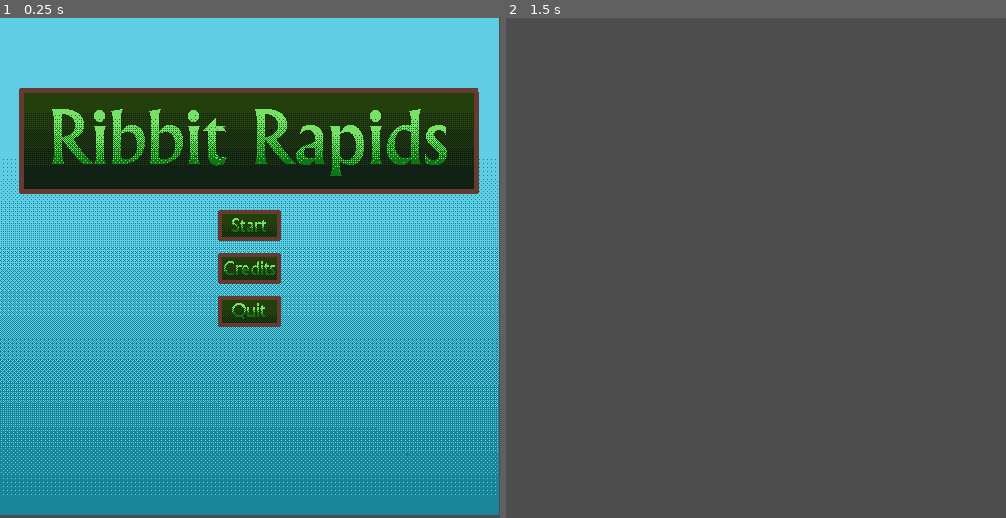
Above: before the commit, frames 1-2 (left to right).
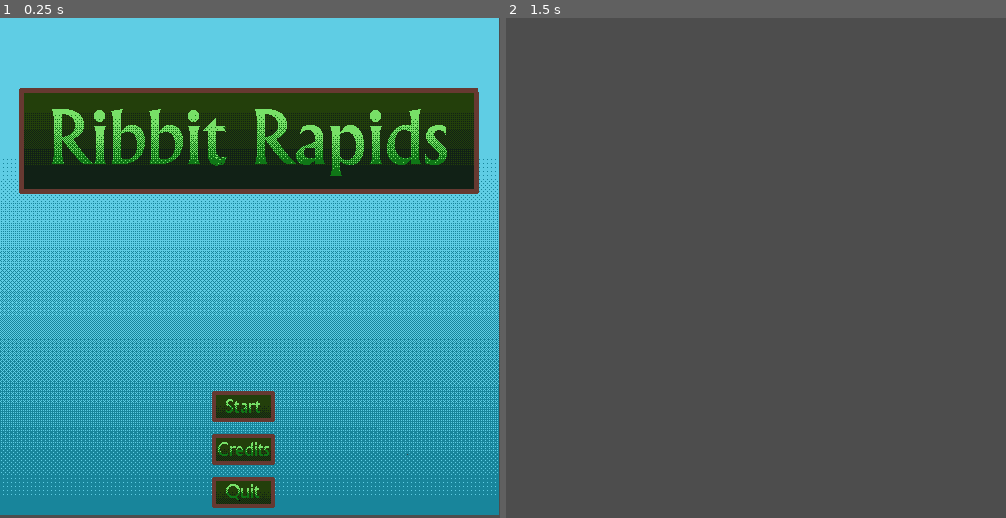
Above: after the commit, the same moments.

Repository: scotwash/ribbit_rapids
Game: Godot game, scene res://scenes/menu.tscn
The game is run twice, just before and just after one commit, with the same random seed, the same clock (stepped at 60 frames per second) and the same inputs.
Inputs (mouse positions are in pixels of both pictures, inside the frame that each line leads up to; where the layout moved, square brackets give the same spot in the first picture):
- Up to frame 1 (0.25 s): no input
- Up to frame 2 (1.5 s): click (751, 408) [756, 223] at 0.5 s; tap Enter at 1.25 s; hold D (move_right) from 1.28 s (still down)

The runs differ from the first frame. In frame 1, 4.7% of the frame differs, in the area x 42-57%, y 38-98%; in frame 2, nothing differs.

Commit message:
imported tilesets for tilemap

Diff:
--- a/scenes/menu.tscn
+++ b/scenes/menu.tscn
@@ -29,10 +29,10 @@
 anchor_top = 0.5
 anchor_right = 0.5
 anchor_bottom = 0.5
-offset_left = -20.0
-offset_top = -20.0
-offset_right = 20.0
-offset_bottom = 20.0
+offset_left = -41.0
+offset_top = 119.0
+offset_right = 30.0
+offset_bottom = 244.0
 grow_horizontal = 2
 grow_vertical = 2
 
--- a/scenes/worm.tscn
+++ b/scenes/worm.tscn
@@ -69,7 +69,7 @@
 scale = Vector2(1.00188, 1.00499)
 sprite_frames = SubResource("SpriteFrames_4suex")
 animation = &"worm_walk_l"
-frame_progress = 0.382438
+frame_progress = 0.656133
 
 [node name="hit_box" type="Area2D" parent="."]
 collision_layer = 2
--- /dev/null
+++ b/tilesets/new_compressed_texture_2d.tres
@@ -0,0 +1,3 @@
+[gd_resource type="CompressedTexture2D" format=3 uid="uid://ds4e1ohadvh0q"]
+
+[resource]
--- a/world.tscn
+++ b/world.tscn
@@ -1,15 +1,187 @@
-[gd_scene load_steps=4 format=3 uid="uid://c3xdodnphixh3"]
+[gd_scene load_steps=12 format=3 uid="uid://c3xdodnphixh3"]
 
 [ext_resource type="Texture2D" uid="uid://b5xrewvr45atx" path="res://tilesets/grass3.png" id="1_f5ti2"]
+[ext_resource type="Texture2D" uid="uid://bk5r8a43bd32m" path="res://tilesets/IMG_1011.png" id="2_858nr"]
+[ext_resource type="Texture2D" uid="uid://dou7iwpwyvji8" path="res://tilesets/IMG_1012.png" id="3_dtk0k"]
+[ext_resource type="Texture2D" uid="uid://cch4tlbq0ejiu" path="res://tilesets/IMG_1014.png" id="4_bi6on"]
+[ext_resource type="Texture2D" uid="uid://djuo5ypiwxll1" path="res://tilesets/IMG_1015.png" id="5_qdxkp"]
 
-[sub_resource type="TileSetAtlasSource" id="TileSetAtlasSource_t8umg"]
+[sub_resource type="TileSetAtlasSource" id="TileSetAtlasSource_ls66n"]
 texture = ExtResource("1_f5ti2")
+0:0/0 = 0
+1:0/0 = 0
+2:0/0 = 0
+3:0/0 = 0
+4:0/0 = 0
+5:0/0 = 0
+0:1/0 = 0
+1:1/0 = 0
+2:1/0 = 0
+3:1/0 = 0
+4:1/0 = 0
+5:1/0 = 0
+0:2/0 = 0
+1:2/0 = 0
+2:2/0 = 0
+3:2/0 = 0
+4:2/0 = 0
+5:2/0 = 0
+0:3/0 = 0
+1:3/0 = 0
+2:3/0 = 0
+3:3/0 = 0
+4:3/0 = 0
+5:3/0 = 0
+0:4/0 = 0
+1:4/0 = 0
+2:4/0 = 0
+3:4/0 = 0
+4:4/0 = 0
+5:4/0 = 0
+0:5/0 = 0
+1:5/0 = 0
+2:5/0 = 0
+3:5/0 = 0
+4:5/0 = 0
+5:5/0 = 0
 
-[sub_resource type="TileSet" id="TileSet_w7ntr"]
-sources/0 = SubResource("TileSetAtlasSource_t8umg")
+[sub_resource type="TileSetAtlasSource" id="TileSetAtlasSource_xbc43"]
+texture = ExtResource("2_858nr")
+0:0/0 = 0
+1:0/0 = 0
+2:0/0 = 0
+3:0/0 = 0
+4:0/0 = 0
+0:1/0 = 0
+1:1/0 = 0
+2:1/0 = 0
+3:1/0 = 0
+4:1/0 = 0
+0:2/0 = 0
+1:2/0 = 0
+2:2/0 = 0
+3:2/0 = 0
+4:2/0 = 0
+0:3/0 = 0
+1:3/0 = 0
+2:3/0 = 0
+3:3/0 = 0
+4:3/0 = 0
+0:4/0 = 0
+1:4/0 = 0
+2:4/0 = 0
+3:4/0 = 0
+4:4/0 = 0
+0:5/0 = 0
+1:5/0 = 0
+2:5/0 = 0
+3:5/0 = 0
+4:5/0 = 0
+
+[sub_resource type="TileSetAtlasSource" id="TileSetAtlasSource_ecsxc"]
+texture = ExtResource("3_dtk0k")
+0:0/0 = 0
+1:0/0 = 0
+2:0/0 = 0
+3:0/0 = 0
+4:0/0 = 0
+5:0/0 = 0
+0:1/0 = 0
+1:1/0 = 0
+2:1/0 = 0
+3:1/0 = 0
+4:1/0 = 0
+5:1/0 = 0
+0:2/0 = 0
+1:2/0 = 0
+2:2/0 = 0
+3:2/0 = 0
+4:2/0 = 0
+5:2/0 = 0
+0:3/0 = 0
+1:3/0 = 0
+2:3/0 = 0
+3:3/0 = 0
+4:3/0 = 0
+5:3/0 = 0
+0:4/0 = 0
+1:4/0 = 0
+2:4/0 = 0
+3:4/0 = 0
+4:4/0 = 0
+5:4/0 = 0
+0:5/0 = 0
+1:5/0 = 0
+2:5/0 = 0
+3:5/0 = 0
+4:5/0 = 0
+5:5/0 = 0
+
+[sub_resource type="TileSetAtlasSource" id="TileSetAtlasSource_v55jg"]
+texture = ExtResource("4_bi6on")
+0:0/0 = 0
+1:0/0 = 0
+2:0/0 = 0
+3:0/0 = 0
+4:0/0 = 0
+0:1/0 = 0
+1:1/0 = 0
+2:1/0 = 0
+3:1/0 = 0
+4:1/0 = 0
+0:2/0 = 0
+1:2/0 = 0
+2:2/0 = 0
+3:2/0 = 0
+4:2/0 = 0
+0:3/0 = 0
+1:3/0 = 0
+2:3/0 = 0
+3:3/0 = 0
+4:3/0 = 0
+0:4/0 = 0
+1:4/0 = 0
+2:4/0 = 0
+3:4/0 = 0
+4:4/0 = 0
+
+[sub_resource type="TileSetAtlasSource" id="TileSetAtlasSource_2vo7j"]
+texture = ExtResource("5_qdxkp")
+0:0/0 = 0
+1:0/0 = 0
+2:0/0 = 0
+3:0/0 = 0
+4:0/0 = 0
+0:1/0 = 0
+1:1/0 = 0
+2:1/0 = 0
+3:1/0 = 0
+4:1/0 = 0
+0:2/0 = 0
+1:2/0 = 0
+2:2/0 = 0
+3:2/0 = 0
+4:2/0 = 0
+0:3/0 = 0
+1:3/0 = 0
+2:3/0 = 0
+3:3/0 = 0
+4:3/0 = 0
+0:4/0 = 0
+1:4/0 = 0
+2:4/0 = 0
+3:4/0 = 0
+4:4/0 = 0
+
+[sub_resource type="TileSet" id="TileSet_r4n0l"]
+sources/0 = SubResource("TileSetAtlasSource_ls66n")
+sources/1 = SubResource("TileSetAtlasSource_xbc43")
+sources/2 = SubResource("TileSetAtlasSource_ecsxc")
+sources/3 = SubResource("TileSetAtlasSource_v55jg")
+sources/4 = SubResource("TileSetAtlasSource_2vo7j")
 
 [node name="world" type="Node2D"]
 
 [node name="TileMap" type="TileMap" parent="."]
-tile_set = SubResource("TileSet_w7ntr")
+tile_set = SubResource("TileSet_r4n0l")
 format = 2
Binary file added: tilesets/IMG_1011.png
Not shown, changed: tilesets/IMG_1011.png.import
Binary file added: tilesets/IMG_1012.png
Not shown, changed: tilesets/IMG_1012.png.import
Binary file added: tilesets/IMG_1014.png
Not shown, changed: tilesets/IMG_1014.png.import
Binary file added: tilesets/IMG_1015.png
Not shown, changed: tilesets/IMG_1015.png.import
Binary file removed: tilesets/grass2.png
Binary file removed: tilesets/grass_and_water.png
Binary file removed: tilesets/llilypad_water.png
Binary file removed: tilesets/water.png
